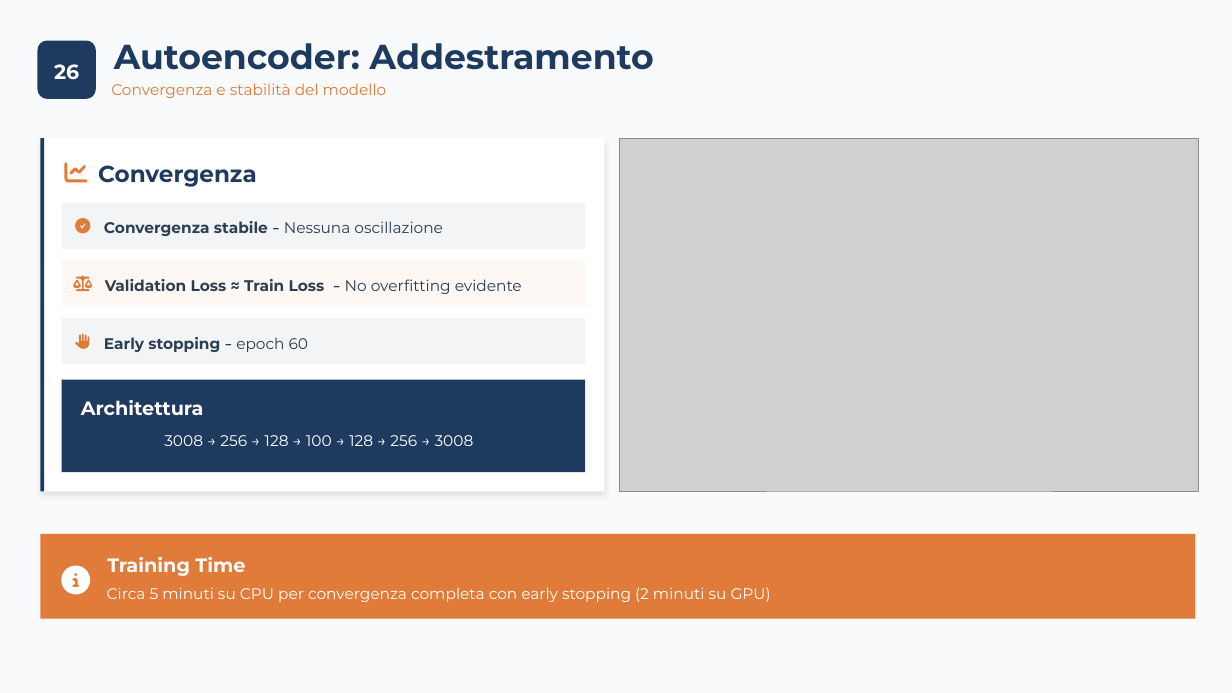
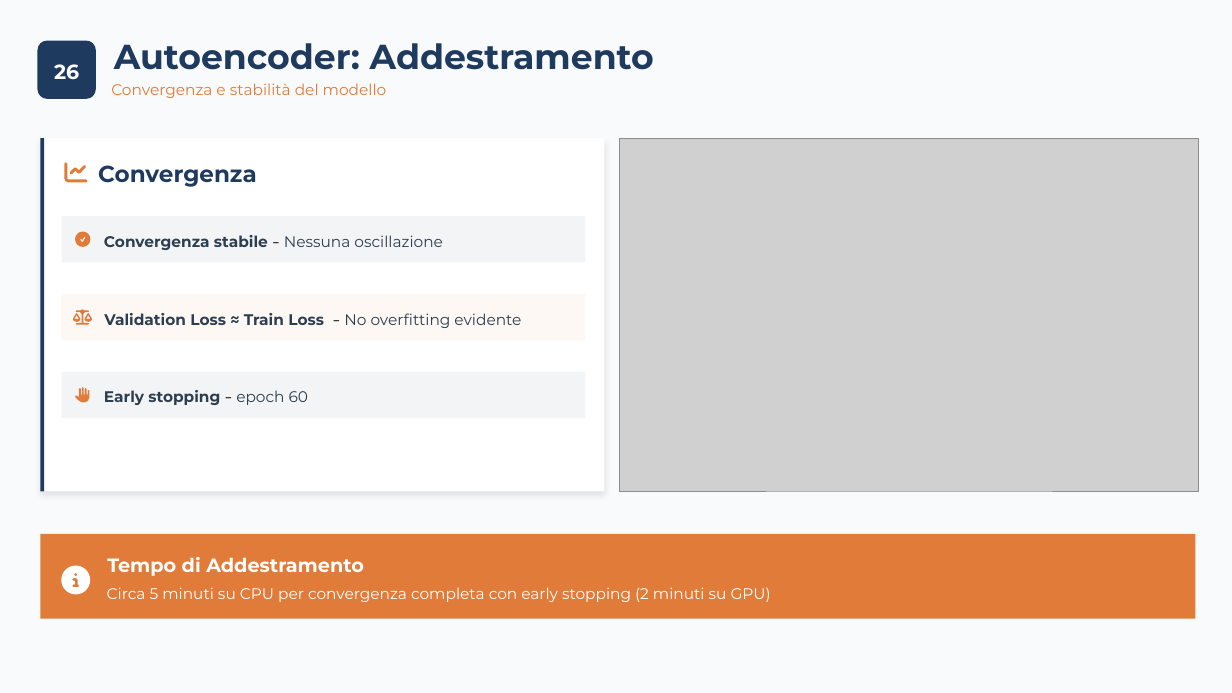
Before and after one commit to carrieroroberto/face-recognition-dimensionality-reduction, a slide deck: slide 28 of results/presentation/Carriero, Leone - Analisi Comparativa per Riduzione Dimensionale, Approccio Lineare e Non-Lineare per Riconoscimento e Verifica Facciale.pptx. Drawn at 1232x693 pixels with LibreOffice and Linux fonts; fonts in the diff are those of the drawing; grey boxes stand for pictures. Boxes give left, top, right and bottom in pixels: in the first picture for what was removed or moved away, otherwise in the second. Text is boxed around its words. In the diff, an @@ line names an element or a change of style, - is before the commit and + after.

```diff
--- a/results/presentation/Carriero, Leone - Analisi Comparativa per Riduzione Dimensionale, Approccio Lineare e Non-Lineare per Riconoscimento e Verifica Facciale.pptx
+++ b/results/presentation/Carriero, Leone - Analisi Comparativa per Riduzione Dimensionale, Approccio Lineare e Non-Lineare per Riconoscimento e Verifica Facciale.pptx
@@ 2 freeform shapes, 1 text: place and size @@
-2 freeform shapes, 1 text at (62, 202, 586, 249)
+2 freeform shapes, 1 text at (62, 216, 586, 262)
@@ 2 freeform shapes, 1 text: place and size @@
-2 freeform shapes, 1 text at (62, 261, 586, 307)
+2 freeform shapes, 1 text at (61, 294, 585, 340)
@@ freeform shape removed at (62, 380, 586, 472) @@
@@ 2 freeform shapes, 1 text: place and size @@
-2 freeform shapes, 1 text at (62, 318, 586, 364)
+2 freeform shapes, 1 text at (62, 372, 586, 418)
@@ text removed at (81, 400, 204, 415) @@
-Architettura
@@ text removed at (164, 435, 474, 446) @@
-3008 → 256 → 128 → 100 → 128 → 256 → 3008
@@ text at (107, 557, 364, 576): text changed @@
-Training Time
+Tempo di Addestramento
```
Also in this commit, not shown: 31 other slides changed, 2 other files.
